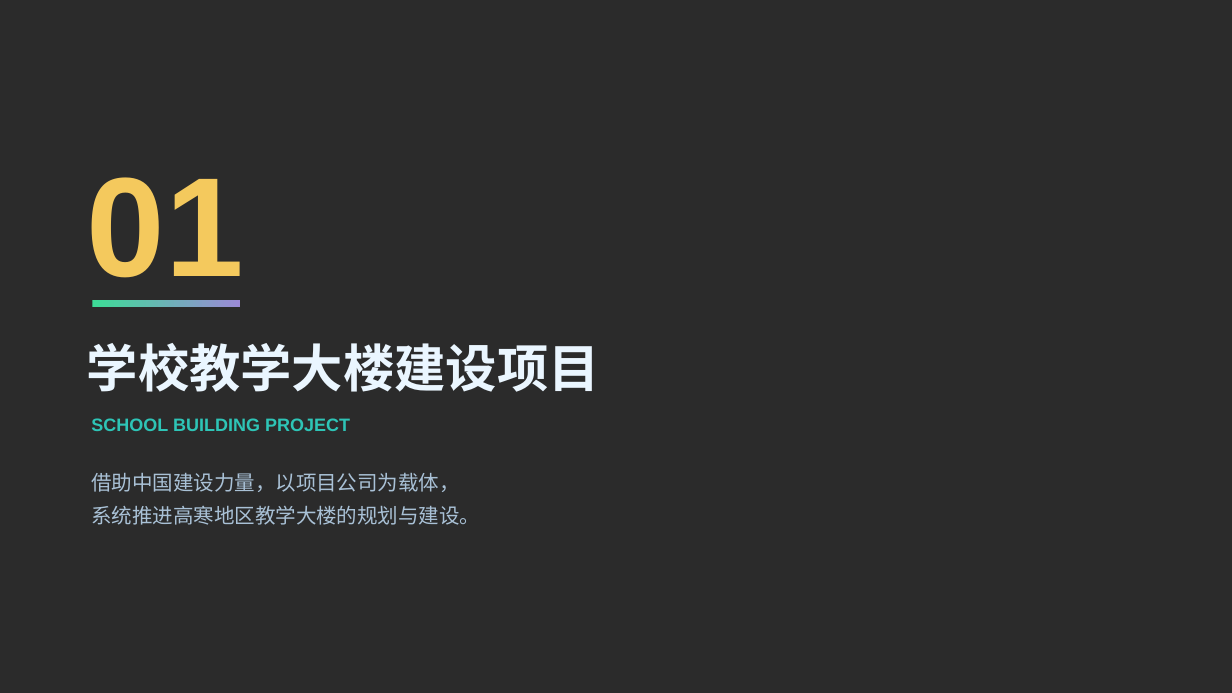
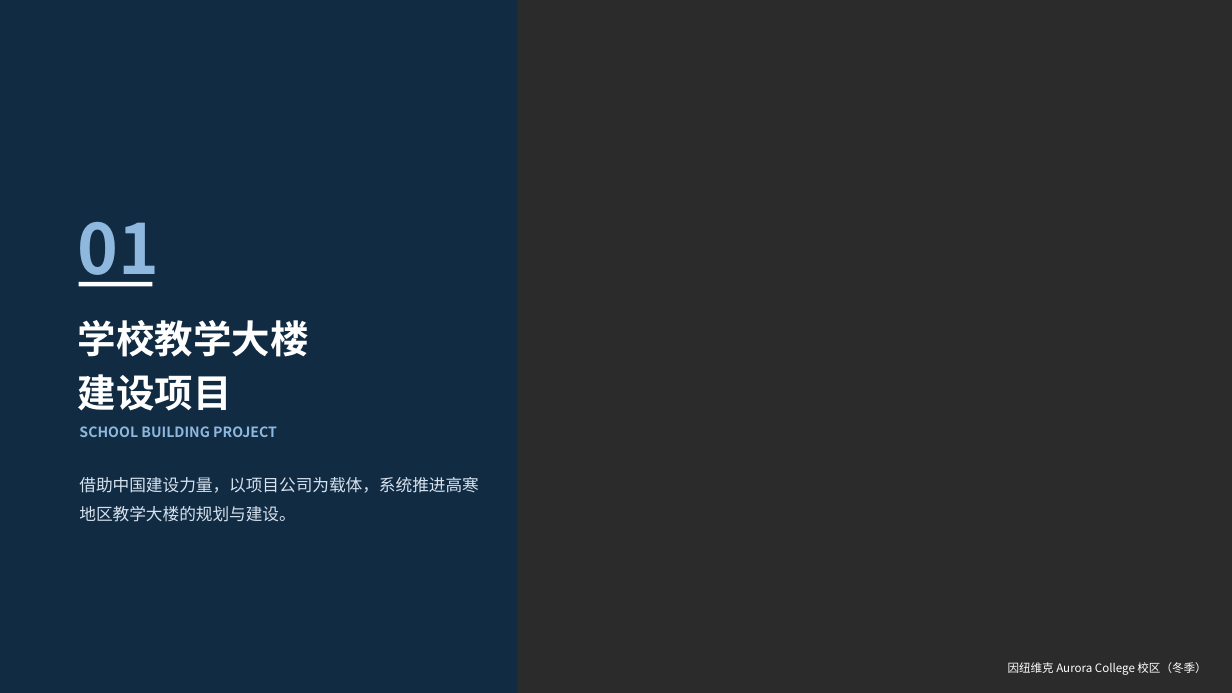
Before and after one commit to plctey/wenjian, a slide deck: slide 3 of nunavik_ppt/努纳维克NUNAVIK地区综合发展规划.pptx. Drawn at 1232x693 pixels with LibreOffice and Linux fonts; fonts in the diff are those of the drawing; background and template pictures are left out; a plain dark background stands for a picture behind light text. Boxes give left, top, right and bottom in pixels: in the first picture for what was removed or moved away, otherwise in the second. Text is boxed around its words. In the diff, an @@ line names an element or a change of style, - is before the commit and + after.

```diff
--- a/nunavik_ppt/努纳维克NUNAVIK地区综合发展规划.pptx
+++ b/nunavik_ppt/努纳维克NUNAVIK地区综合发展规划.pptx
@@ rectangle added at box(0, 0, 518, 693), fill #0F2B46 at 90% opacity @@
@@ text "01": place and size @@
-text "01" at box(87, 177, 244, 302)
+text "01" at box(78, 222, 160, 287)
@@ text "01" at box(78, 222, 160, 287): size 110 to 54 pt, font Arial to Noto Sans CJK SC, text colour #F4C95D to #8FB8DE; line spacing 1.15 to 1.2 @@
@@ rectangle added at box(79, 282, 152, 287), fill #FFFFFF @@
@@ text at box(78, 320, 309, 411): text changed; size 40 to 30 pt; text colour #EAF6FF to #FFFFFF @@
-学校教学大楼建设项目
+学校教学大楼
+建设项目
@@ rectangle removed at box(92, 300, 240, 307) @@
@@ text "SCHOOL BUILDING PROJECT": place and size @@
-text "SCHOOL BUILDING PROJECT" at box(91, 418, 350, 431)
+text "SCHOOL BUILDING PROJECT" at box(79, 426, 277, 437)
@@ text "SCHOOL BUILDING PROJECT" at box(79, 426, 277, 437): size 14 to 11 pt, font Arial to Noto Sans CJK SC, text colour #2EC4B6 to #8FB8DE; line spacing 1.15 to 1.2 @@
@@ text at box(79, 477, 478, 522): text changed; size 16 to 13 pt; text colour #A9C1D6 to #D6E2EE @@
-借助中国建设力量，以项目公司为载体，
-系统推进高寒地区教学大楼的规划与建设。
+借助中国建设力量，以项目公司为载体，系统推进高寒地区教学大楼的规划与建设。
@@ text added at box(1008, 662, 1206, 675), 9 pt, text #FFFFFF @@
+因纽维克 Aurora College 校区（冬季）
```
Also in this commit, not shown: 15 other slides changed, 1 slide added, 32 other files.
